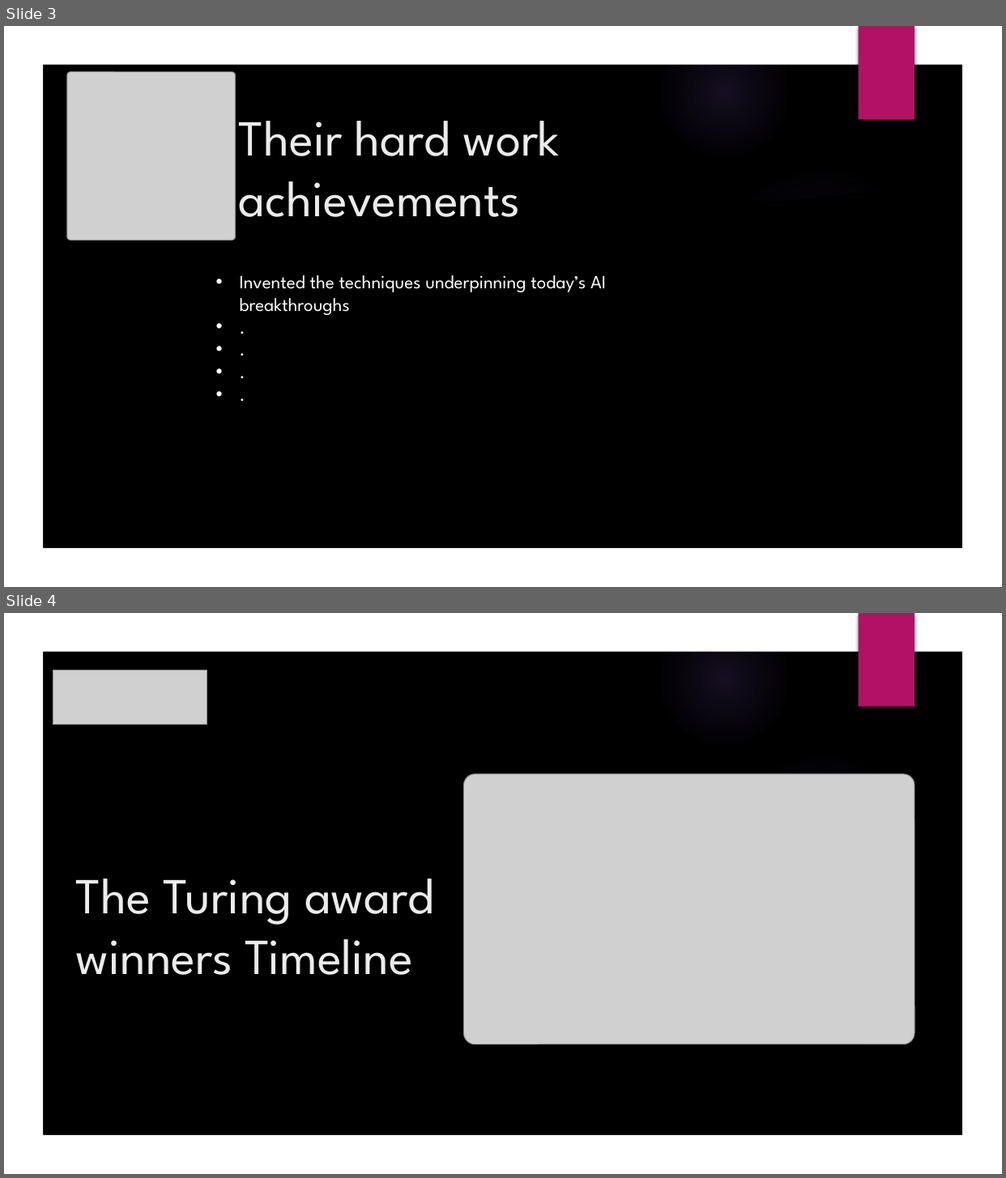
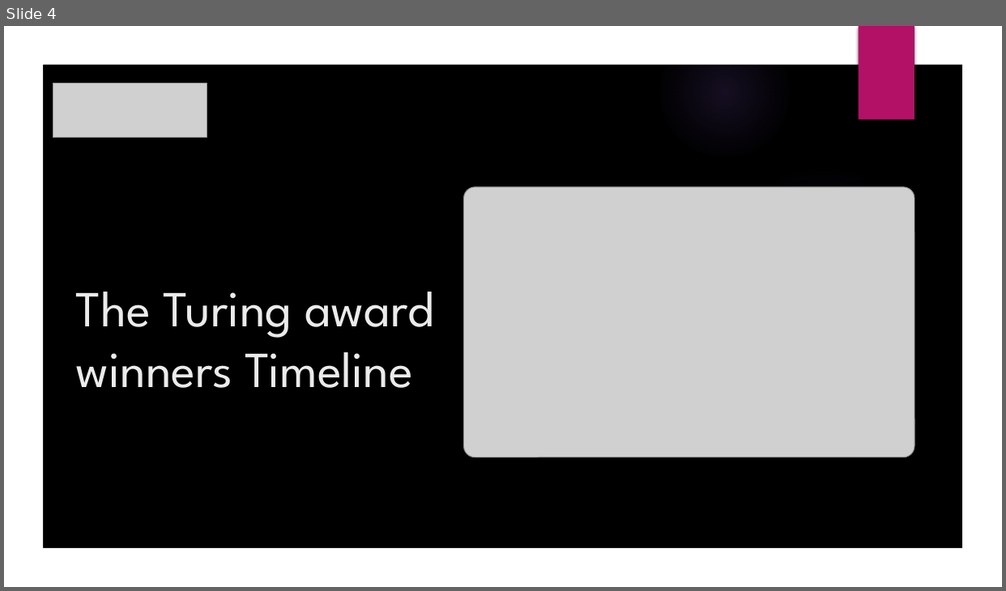
Before and after one commit to GallagherStephen/ResearchMethodsPresentation, a slide deck: Research Methods in Computing Presentation.pptx. Shown one above the other, each under a label of ours: slides 3 and 4 before the commit, slide 4 after it. The pictures are 1006x1178 and 1006x591 pixels, drawn with LibreOffice and Linux fonts; fonts in the diff are those of the drawing; grey boxes stand for pictures; background and template pictures are left out. Boxes give left, top, right and bottom in pixels: in the first picture for what was removed or moved away, otherwise in the second. Text is boxed around its words. In the diff, an @@ line names an element or a change of style, - is before the commit and + after.

```diff
--- a/Research Methods in Computing Presentation.pptx
+++ b/Research Methods in Computing Presentation.pptx
@@ slide 3 removed at <box>4,26,1002,587</box>, background picture (left out); not listed: 7 template elements that a slide beside it also shows @@
@@ freeform shape removed at <box>4,26,1002,587</box> @@
@@ freeform shape removed at <box>4,26,1002,587</box> @@
@@ rectangle removed at <box>859,26,914,120</box> @@
@@ picture removed at <box>67,71,236,240</box> @@
@@ title removed at <box>239,121,560,217</box> @@
-Their hard work achievements
@@ text removed at <box>240,275,606,315</box> @@
-• Invented the techniques underpinning today’s AI breakthroughs
-• .
-• .
-• .
-• .
```
Also in this commit, not shown: 1 slide changed, 1 slide added.
